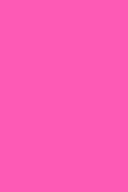
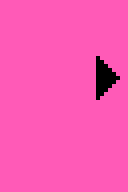
The second (128, 192) image is a revision of the first. Changes to its layers:
added layer "Layer" above "Background" over [96,56,120,100]
